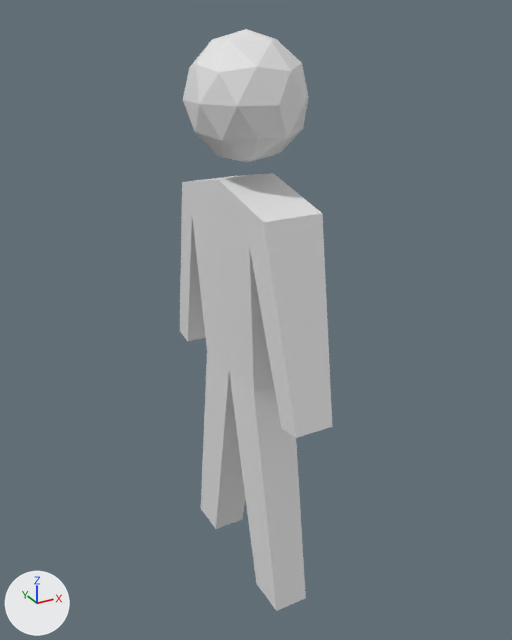
The glTF model src/models/human.glb as it was, and as the next commit left it.
Before and after are seen from a 50 mm camera at (-2.24, -4.19, 2.18) aimed at (0.07, 0.0, 0.08). Arrows for +X, +Y and +Z are at lower left; the lights stay in place. Where no turn or scale is listed for an object, it has been applied to the vertices.

The older version as bpy lines, for what is in view:
```python
me_cube = bpy.data.meshes.new('Cube')
me_cube.from_pydata(...)  # 34 vertices, 64 faces; spans x -0.22..0.2, y -0.94..0.94, z -2.04..1.15
me_icosphere = bpy.data.meshes.new('Icosphere')
me_icosphere.from_pydata(...)  # an icosphere of 80 faces spanning x -0.391..0.391, y -0.411..0.411, z -0.411..0.411
ob_body = bpy.data.objects.new('body', me_cube)
ob_body.location = (0.0, 0.0, 0.0)
ob_head = bpy.data.objects.new('head', me_icosphere)
ob_head.location = (0.0, 0.0, 1.651)
```
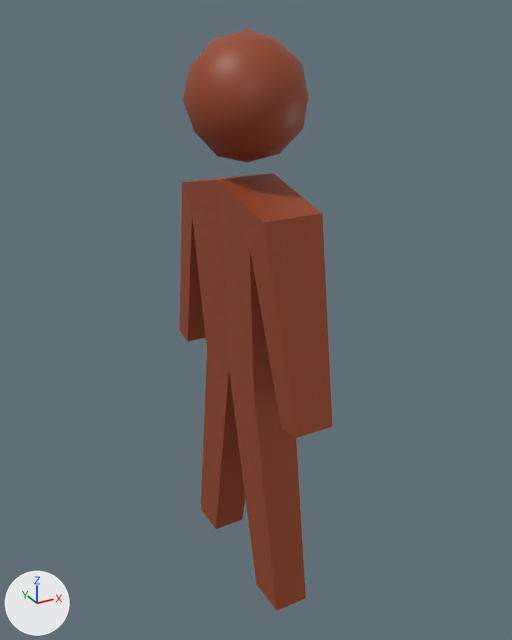
Changed parts and their boxes (x1, y1, x2, y2) in the pictures (512 x 640 px):
'body', recoloured (grey to brown)
    both: (180, 173, 332, 611)
'head', recoloured (grey to brown)
    both: (183, 29, 309, 162)

Diff of the bpy script that builds the scene:
```diff
--- a/src/models/human.glb.py
+++ b/src/models/human.glb.py
@@ mat_material @@
+mat_material = principled_material('Material')
+mat_material.base_color = (0.301, 0.0551, 0.0161)  # brown #954222
@@ me_cube @@
 me_cube.from_pydata(...)  # 34 vertices, 64 faces; spans x -0.22..0.2, y -0.94..0.94, z -2.04..1.15
+me_cube.materials.append(mat_material)  # brown #954222
@@ me_icosphere @@
 me_icosphere.from_pydata(...)  # 42 vertices, 80 faces; spans x -0.391..0.391, y -0.411..0.411, z -0.411..0.411
+me_icosphere.materials.append(mat_material)  # brown #954222
```
